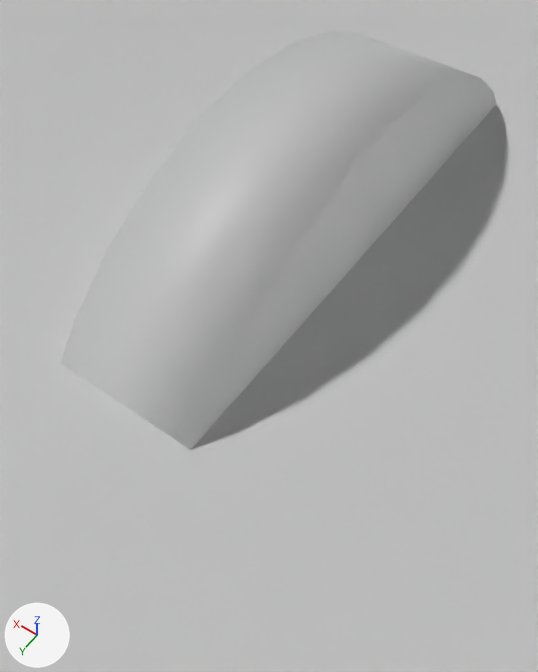
One commit to the FBX model Assets/CarBody.fbx: the scene before it, then after it.
Both versions are drawn from a 50 mm camera at (-0.202, 0.334, 0.514) aimed at (0.029, 0.011, 0.006). The axes (+X, +Y, +Z) are drawn at lower left. The lights are the same throughout. Where no turn or scale is listed for an object, it has been applied to the vertices.

In view in the first picture: 'CarBody', 'Wheel'.
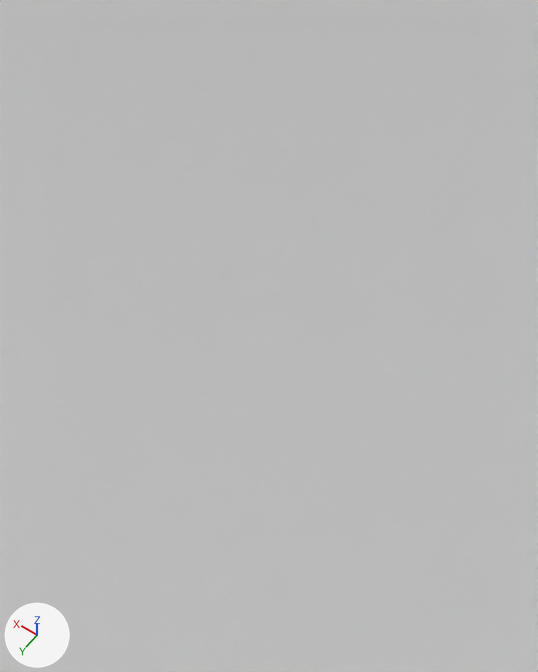
Commit message: Get rid of wheel under car

What differs and where, as boxes (x1, y1, x2, y2) in the pictures (538 x 672 px):
'Wheel', deleted
    before: (60, 30, 496, 450)

Patch to the scene script:
```diff
--- a/Assets/CarBody.fbx.py
+++ b/Assets/CarBody.fbx.py
@@ ob_wheel @@
-ob_wheel = bpy.data.objects.new('Wheel', me_wheel)
-ob_wheel.location = (0.0, 0.0, 0.0)
```
